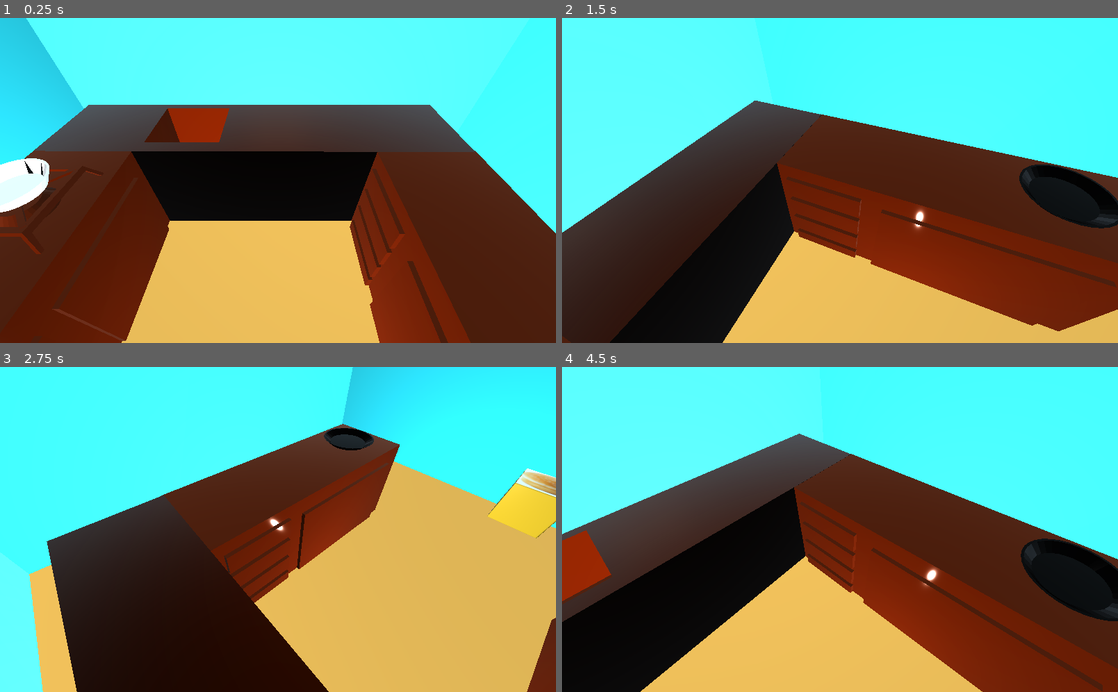
Above: before the commit, frames 1-4 (two rows, left to right).
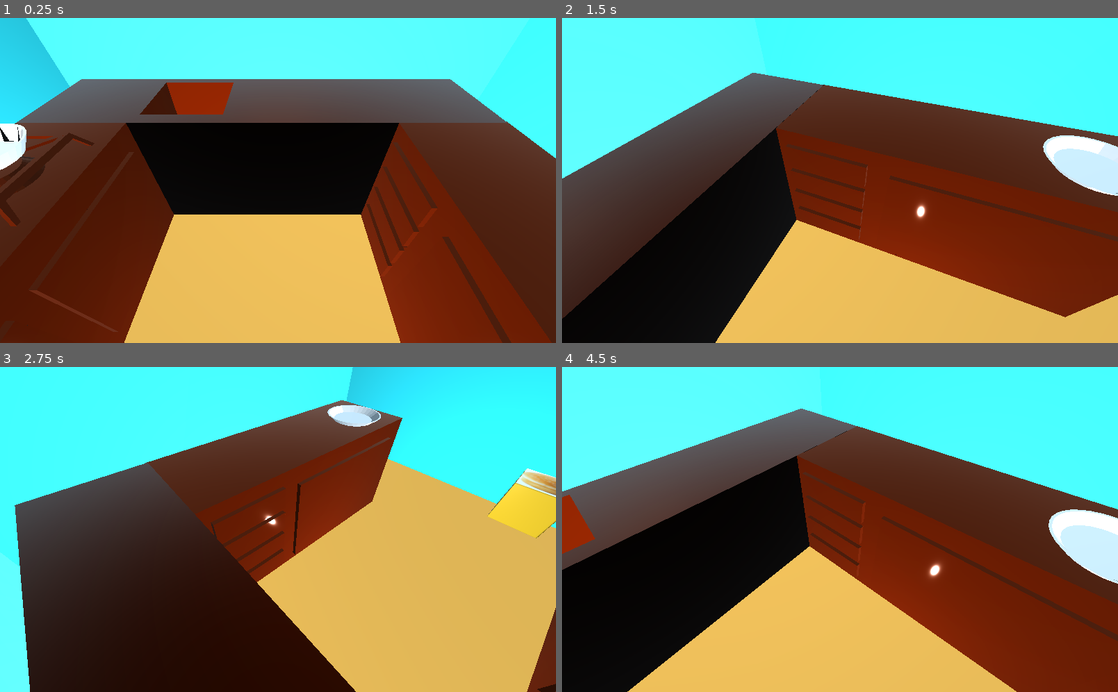
Above: after the commit, the same moments.

Repository: luanavicente/cozinhaemchamas
Game: Godot game, scene res://lanchonete.tscn
Two runs of this game, one before a commit and one after it. Both use one fixed random seed, a clock stepped at 60 frames per second and the inputs below.
Inputs:
- Up to frame 1 (0.25 s): no input
- Up to frame 2 (1.5 s): tap Enter at 0.5 s; hold Right (ui_right) 0.53-1.28 s; hold Down (ui_down) from 1.28 s (still down)
- Up to frame 3 (2.75 s): release Down (ui_down) at 2.03 s; hold Right (ui_right) from 2.03 s (still down)
- Up to frame 4 (4.5 s): release Right (ui_right) at 2.78 s; hold Up (ui_up) 2.78-3.53 s; hold Left (ui_left) from 3.53 s (still down)

The runs differ from the first frame. In frame 1, 28% of the frame differs, in the area x 0-100%, y 18-100%; in frame 2, 31%, in the area x 0-100%, y 16-100%; in frame 3, 17%; in frame 4, 31%.

Commit message:
Corrige prato que tava preto

Diff:
--- a/godot/balcao.tscn
+++ b/godot/balcao.tscn
@@ -1,29 +1,5 @@
-[gd_scene load_steps=5 format=2]
+[gd_scene load_steps=2 format=2]
 
-[sub_resource type="SpatialMaterial" id=3]
-albedo_color = Color( 0.580392, 0.368627, 0.368627, 1 )
+[ext_resource path="res://balcao.glb" type="PackedScene" id=1]
 
-[sub_resource type="CubeMesh" id=1]
-material = SubResource( 3 )
-
-[sub_resource type="CubeMesh" id=2]
-
-[sub_resource type="SpatialMaterial" id=4]
-albedo_color = Color( 0.580392, 0.368627, 0.368627, 1 )
-
-[node name="Spatial" type="Spatial"]
-
-[node name="MeshInstance" type="MeshInstance" parent="."]
-transform = Transform( 3, 0, 0, 0, 1, 0, 0, 0, 0.8, 0, 0, 0.0952597 )
-mesh = SubResource( 1 )
-material/0 = null
-
-[node name="MeshInstance3" type="MeshInstance" parent="."]
-transform = Transform( 3, 0, 0, 0, 1, 0, 0, 0, 0.8, 0, 0, 8.41949 )
-mesh = SubResource( 1 )
-material/0 = null
-
-[node name="MeshInstance2" type="MeshInstance" parent="."]
-transform = Transform( 0.7, 0, 0, 0, 1, 0, 0, 0, 4.37466, -2.30171, 0, 4.34691 )
-mesh = SubResource( 2 )
-material/0 = SubResource( 4 )
+[node name="balcao" instance=ExtResource( 1 )]
--- a/godot/lanchonete.tscn
+++ b/godot/lanchonete.tscn
@@ -4,10 +4,10 @@
 [ext_resource path="res://walls.tscn" type="PackedScene" id=2]
 [ext_resource path="res://player.tscn" type="PackedScene" id=3]
 [ext_resource path="res://player.gd" type="Script" id=4]
-[ext_resource path="res://balcao.dae" type="PackedScene" id=5]
+[ext_resource path="res://balcao.tscn" type="PackedScene" id=5]
 [ext_resource path="res://frigideira.dae" type="PackedScene" id=6]
 [ext_resource path="res://caixapao.glb" type="PackedScene" id=7]
-[ext_resource path="res://prato.glb" type="PackedScene" id=8]
+[ext_resource path="res://prato.tscn" type="PackedScene" id=8]
 
 [node name="Spatial" type="Spatial"]
 
@@ -36,14 +36,11 @@
 [node name="DirectionalLight" type="DirectionalLight" parent="."]
 transform = Transform( 0.75, 0.5, -0.433013, -0.433013, 0.866025, 0.25, 0.5, 0, 0.866025, -10, 13, 5 )
 
-[node name="balcao" parent="." instance=ExtResource( 5 )]
-transform = Transform( 0.7, 0, 0, 0, 0.7, 0, 0, 0, 0.7, -6, 2, 0 )
-
 [node name="frigideira" parent="." instance=ExtResource( 6 )]
-transform = Transform( -3.49691e-08, 0, 0.8, 0, 0.8, 0, -0.8, 0, -3.49691e-08, -5.89962, 4.77796, 2 )
+transform = Transform( -3.49691e-08, 0, 0.8, 0, 0.8, 0, -0.8, 0, -3.49691e-08, -5.70237, 5.7265, 2 )
 
 [node name="frigideira2" parent="." instance=ExtResource( 6 )]
-transform = Transform( -3.49691e-08, 0, 0.8, 0, 0.8, 0, -0.8, 0, -3.49691e-08, -5.89962, 4.77796, -2.44837 )
+transform = Transform( -3.49691e-08, 0, 0.8, 0, 0.8, 0, -0.8, 0, -3.49691e-08, -5.70237, 5.7265, -2.44837 )
 
 [node name="OmniLight" type="OmniLight" parent="."]
 omni_range = 24.3676
@@ -51,5 +48,8 @@
 [node name="caixapao" parent="." instance=ExtResource( 7 )]
 transform = Transform( -4.37114e-08, -1, 0, 1, -4.37114e-08, 0, 0, 0, 1, -2, 1.68847, 9 )
 
+[node name="balcao" parent="." instance=ExtResource( 5 )]
+transform = Transform( 0.7, 0, 0, 0, 0.7, 0, 0, 0, 0.7, -5.70318, 3, 0 )
+
 [node name="prato" parent="." instance=ExtResource( 8 )]
-transform = Transform( 1, 0, 0, 0, 1, 0, 0, 0, 1, 4.46435, 4.33367, 2.6269 )
+transform = Transform( 1, 0, 0, 0, 1, 0, 0, 0, 1, 4.48373, 5.24429, 2.65914 )
--- /dev/null
+++ b/godot/prato.tscn
@@ -0,0 +1,11 @@
+[gd_scene load_steps=3 format=2]
+
+[ext_resource path="res://prato.glb" type="PackedScene" id=1]
+
+[sub_resource type="SpatialMaterial" id=1]
+albedo_color = Color( 0.858824, 0.843137, 0.843137, 1 )
+
+[node name="prato" instance=ExtResource( 1 )]
+
+[node name="Cylinder" parent="." index="0"]
+material/0 = SubResource( 1 )
Not shown, removed: godot/balcao.dae
Binary file added: godot/balcao.glb
Not shown, changed: godot/balcao.glb.import
Not shown, changed: caixacarne.blend
Not shown, added: caixacarne.blend1
